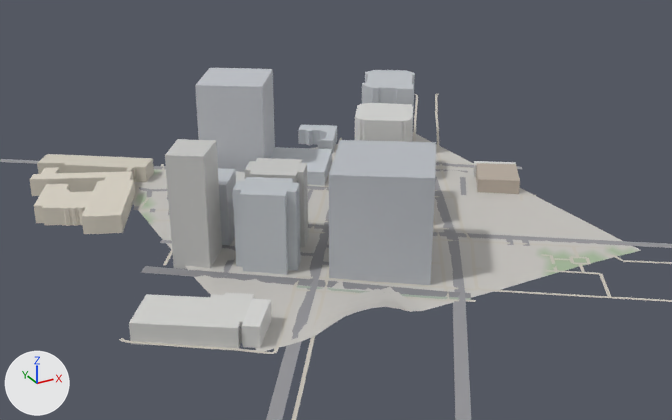
The glTF model game/world/tile_-6_-1.glb as it was, and as the next commit left it.
One viewpoint serves both versions: a camera (50 mm lens) standing at (-1690.1, -358.7, 272.7) and looking at (-1423.1, 126.7, 30.0). Arrows for +X, +Y and +Z are at lower left; the lights stay in place. The first picture is the older version. Where no turn or scale is listed for an object, it has been applied to the vertices. Vertices at exactly the same position are counted once.

The first picture shows 'buildings', 'roads', 'terrain'.
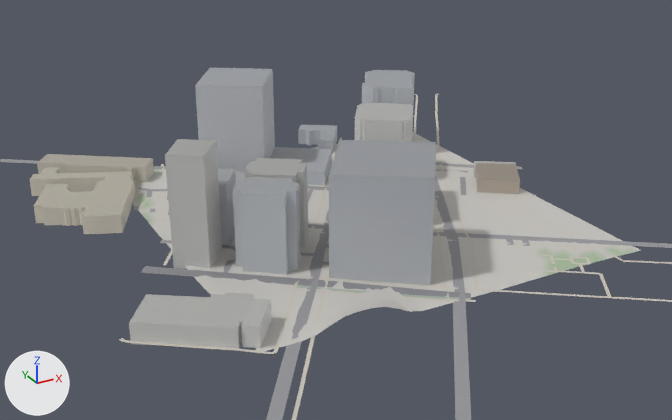
Where the change shows, as pixel boxes [x1, y1, x2, y2] in the pictures (672 x 420 px):
part 1 of me_buildings, built on: before [126, 162, 254, 343]; after [30, 70, 520, 343]
part 2 of me_buildings, added: after [196, 67, 272, 87]

Diff of the bpy script that builds the scene:
```diff
--- a/game/world/tile_-6_-1.glb.py
+++ b/game/world/tile_-6_-1.glb.py
@@ me_buildings @@
 # used by ob_buildings; location = (0.0, 0.0, 0.0)
 # verts and faces of me_buildings; kept vertices keep their numbers, new ones are numbered from 508
-me_buildings.from_pydata(...)  # 508 vertices, 936 faces; spans x -1597.0..-1268.0, y 3.0..291.0, z 19.0..96.0
+me_buildings.from_pydata(...)  # 762 vertices, 1150 faces; spans x -1597.0..-1268.0, y 3.0..291.0, z 19.0..96.0
+# me_buildings part 1
+# 24 faces are deleted
+# 2 vertices move within x -1529.0..-1526.0, y 231.0..232.0, z 41.0
+# 226 vertices are added at x -1597.0..-1268.0, y 3.0..291.0, z 31.0..96.0
+# 6 new vertices lie (0.0, 0.0, 12.0) away from vertices in x -1538.0..-1475.0, y 12.0..232.0, z 27.0..29.0
+# 9 new vertices lie (3.0, 5.0, 0.0) away from vertices in x -1528.0..-1292.0, y 30.0..237.0, z 39.0..76.0
+# 8 new vertices lie (5.0, -3.0, 0.0) away from vertices in x -1597.0..-1280.0, y 73.0..269.0, z 31.0..75.0
+# 235 new faces join them
+# me_buildings part 2
+verts[674] = (-1475.0, 233.0, 94.0)  # pixel (195, 85)
+verts[675] = (-1462.0, 252.0, 94.0)  # pixel (202, 75)
+verts[676] = (-1449.0, 272.0, 94.0)  # pixel (209, 67)
+verts[677] = (-1410.0, 246.0, 94.0)  # pixel (272, 68)
+verts[678] = (-1436.0, 207.0, 94.0)  # pixel (262, 86)
+faces += [(674, 675, 678), (675, 676, 677), (675, 677, 678)]
 me_buildings.materials.append(mat_defaultmaterial)
```
